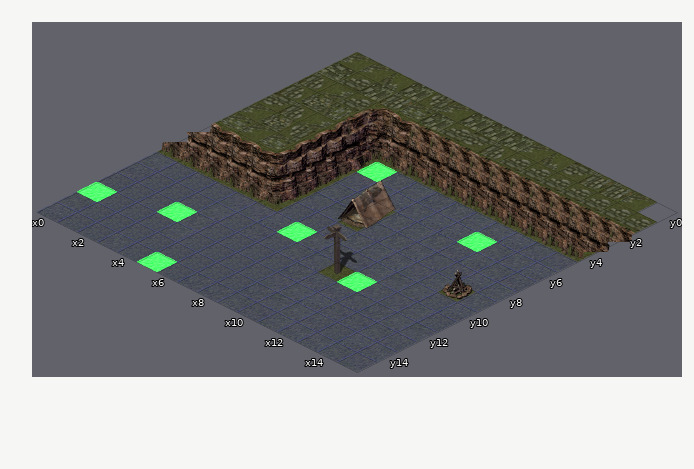
Tiled map, stored at android/assets/maps/test/0.tmx. That is the earlier state.
Cells are 64x32 px. Isometric: x runs down to the right, y down to the left. Shown: x 0..15, y 0..15.
The result:
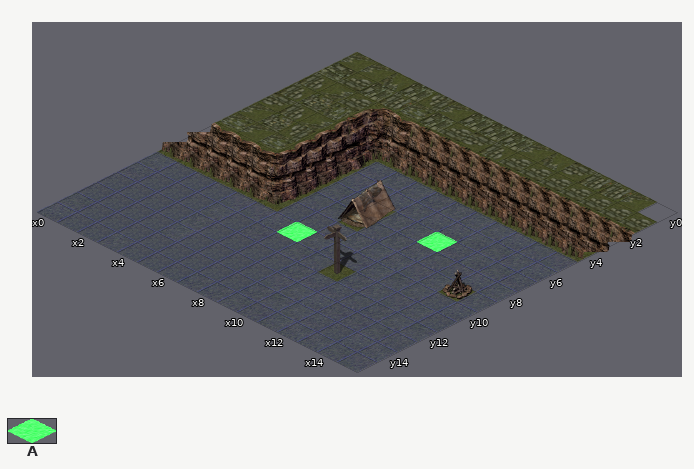
Key: from "special": A 0 "Protagonist".
_ is an empty cell.
Change:
Layer "data":
y 5: x 6 A -> _
y 6: x 12 A -> _
y 7: x 11 _ -> A
y 11: x 11 A -> _
y 12: x 3 A -> _
y 13: x 0 A -> _
y 15: x 5 A -> _
